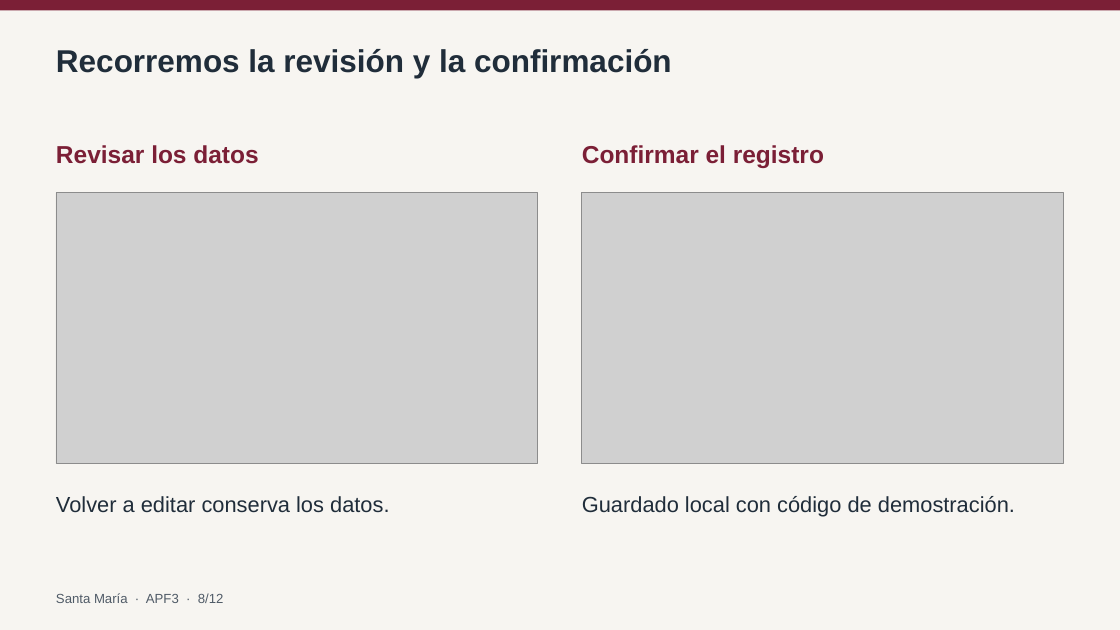
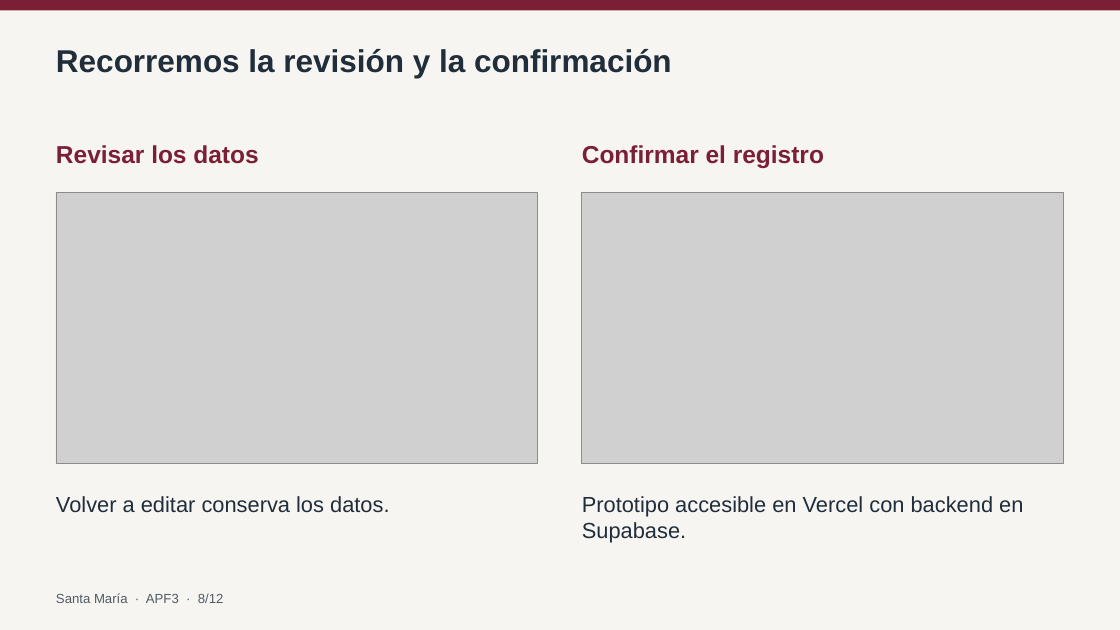
Before and after one commit to BruGeth/IHM_Colegio_Santa_Maria_Reyna_Angeles, a slide deck: slide 8 of avance informe 3/APF3_Grupo5_SantaMaria.pptx. Drawn at 1120x630 pixels with LibreOffice and Linux fonts; fonts in the diff are those of the drawing; grey boxes stand for pictures. Boxes give left, top, right and bottom in pixels: in the first picture for what was removed or moved away, otherwise in the second. Text is boxed around its words. In the diff, an @@ line names an element or a change of style, - is before the commit and + after.

```diff
--- a/avance informe 3/APF3_Grupo5_SantaMaria.pptx
+++ b/avance informe 3/APF3_Grupo5_SantaMaria.pptx
@@ text at [582,496,1023,543]: text changed @@
-Guardado local con código de demostración.
+Prototipo accesible en Vercel con backend en Supabase.
```
Also in this commit, not shown: 2 other slides changed, 5 other files.
